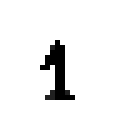
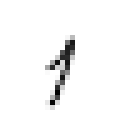
Before/after of a 140px x 140px layered artwork. What changed in the layer stack:
painted on "Fundo" over [40, 35, 75, 110]
